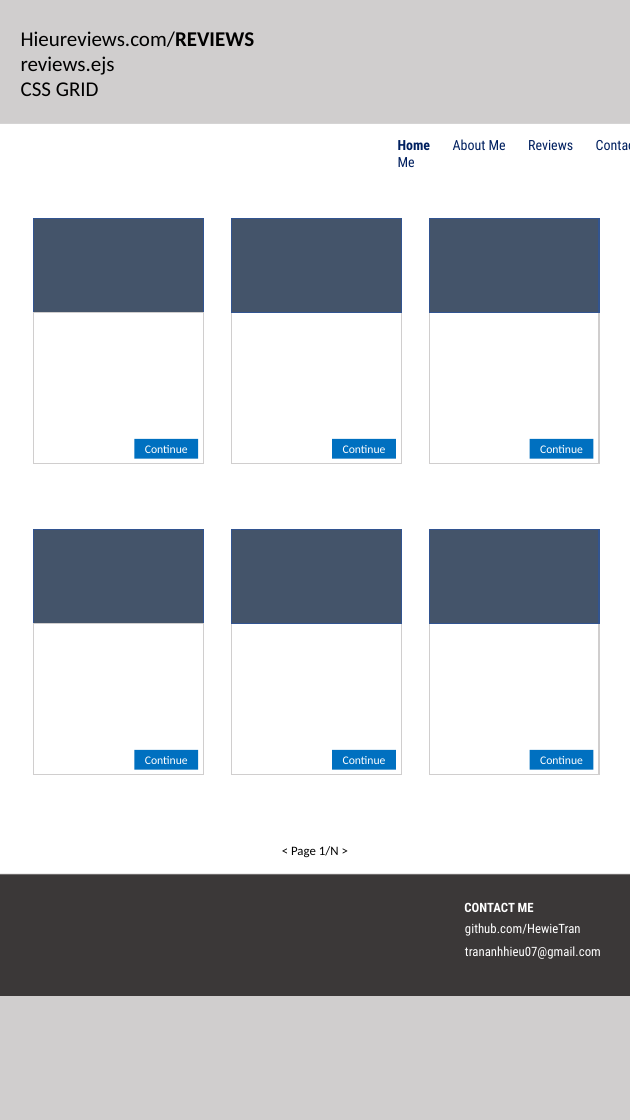
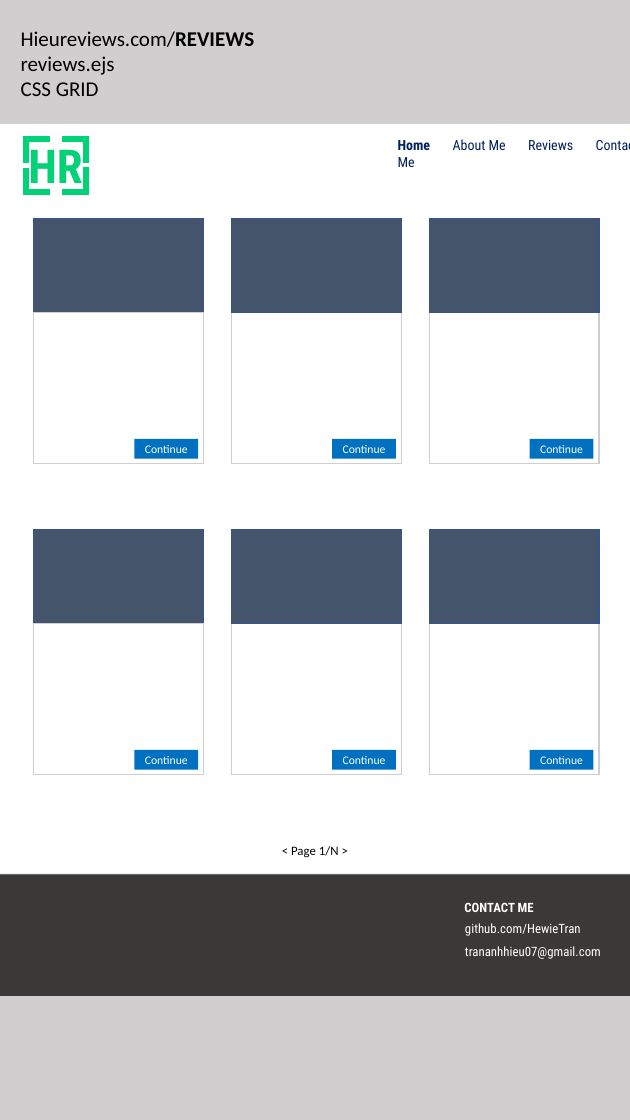
Before and after one commit to HewieTran/Hieu-Reviews, a slide deck: slide 3 of miscellaneous/Design.pptx. Drawn at 630x1120 pixels with LibreOffice and Linux fonts; fonts in the diff are those of the drawing. Boxes give left, top, right and bottom in pixels: in the first picture for what was removed or moved away, otherwise in the second. Text is boxed around its words. In the diff, an @@ line names an element or a change of style, - is before the commit and + after.

```diff
--- a/miscellaneous/Design.pptx
+++ b/miscellaneous/Design.pptx
@@ rectangle added at box(24, 137, 29, 163), fill #01D277, outline #01D277 1 pt @@
@@ rectangle added at box(24, 136, 50, 142), fill #01D277, outline #01D277 1 pt @@
@@ text added at box(28, 141, 82, 194), 40 pt, text #01D277, bold @@
+HR
@@ rectangle added at box(63, 136, 89, 142), fill #01D277, outline #01D277 1 pt @@
@@ rectangle added at box(83, 137, 88, 163), fill #01D277, outline #01D277 1 pt @@
@@ rectangle added at box(24, 169, 29, 195), fill #01D277, outline #01D277 1 pt @@
@@ rectangle added at box(83, 168, 88, 194), fill #01D277, outline #01D277 1 pt @@
@@ rectangle added at box(24, 190, 50, 195), fill #01D277, outline #01D277 1 pt @@
@@ rectangle added at box(63, 189, 89, 194), fill #01D277, outline #01D277 1 pt @@
```
Also in this commit, not shown: 1 slide added, 2 slides removed, 14 other files.
